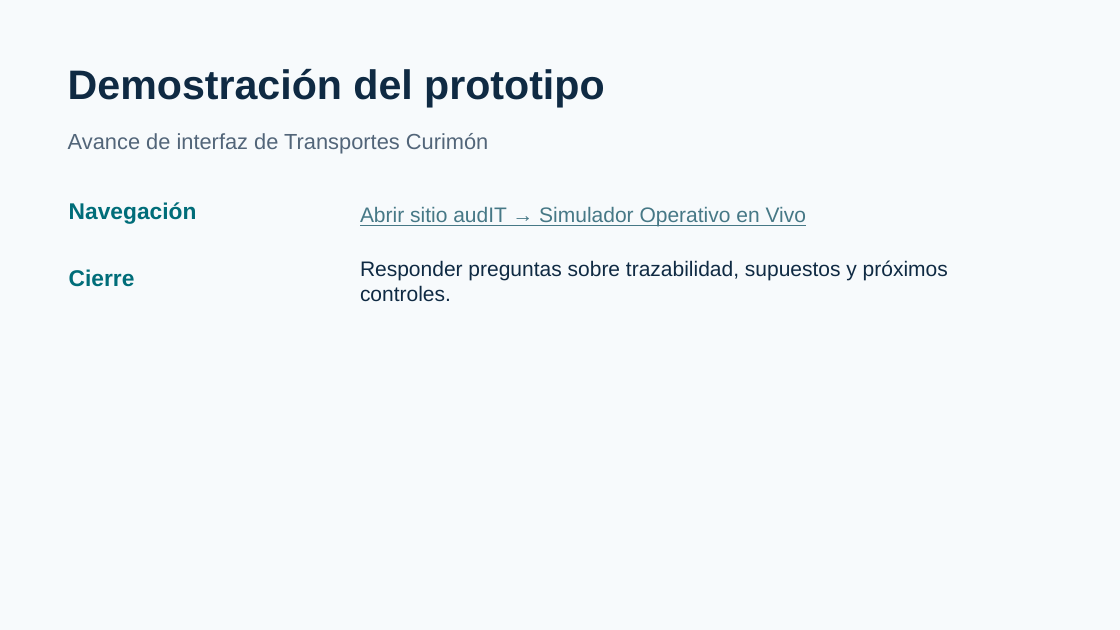
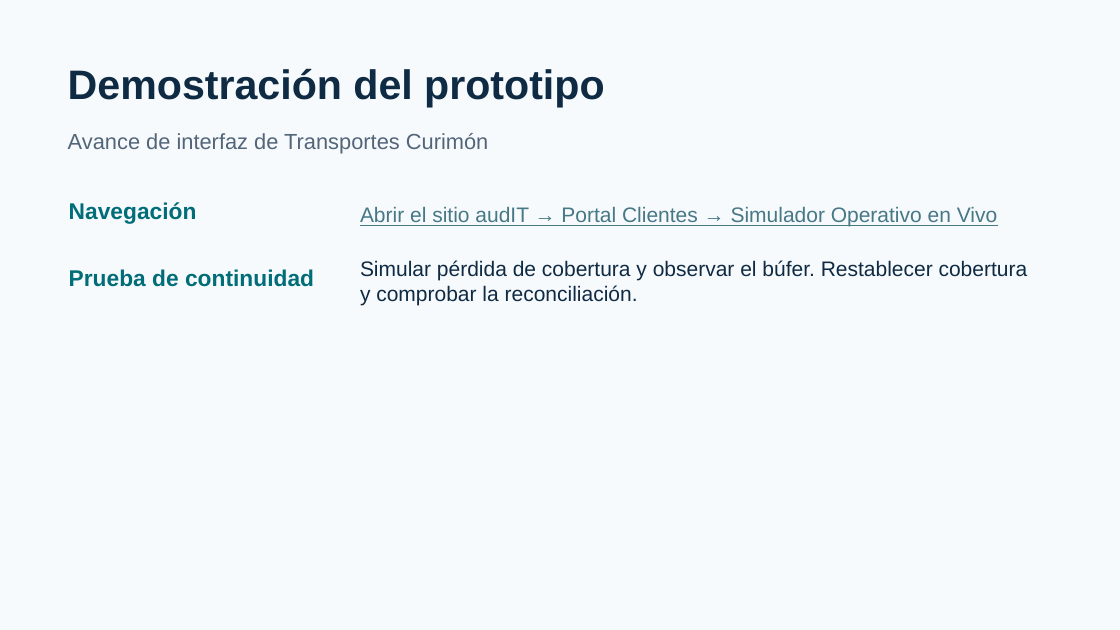
Before and after one commit to mvergaral/audIT, a slide deck: slide 7 of Informe-3/AUDIT-Informe3-Presentacion-Economica.pptx. Drawn at 1120x630 pixels with LibreOffice and Linux fonts; fonts in the diff are those of the drawing. Boxes give left, top, right and bottom in pixels: in the first picture for what was removed or moved away, otherwise in the second. Text is boxed around its words. In the diff, an @@ line names an element or a change of style, - is before the commit and + after.

```diff
--- a/Informe-3/AUDIT-Informe3-Presentacion-Economica.pptx
+++ b/Informe-3/AUDIT-Informe3-Presentacion-Economica.pptx
@@ text at box(360, 207, 997, 227): text changed @@
-Abrir sitio audIT → Simulador Operativo en Vivo
+Abrir el sitio audIT → Portal Clientes → Simulador Operativo en Vivo
@@ text at box(69, 269, 314, 287): text changed @@
-Cierre
+Prueba de continuidad
@@ text at box(360, 260, 1028, 306): text changed @@
-Responder preguntas sobre trazabilidad, supuestos y próximos controles.
+Simular pérdida de cobertura y observar el búfer. Restablecer cobertura y comprobar la reconciliación.
```
Also in this commit, not shown: 5 other slides changed, 12 other files.
